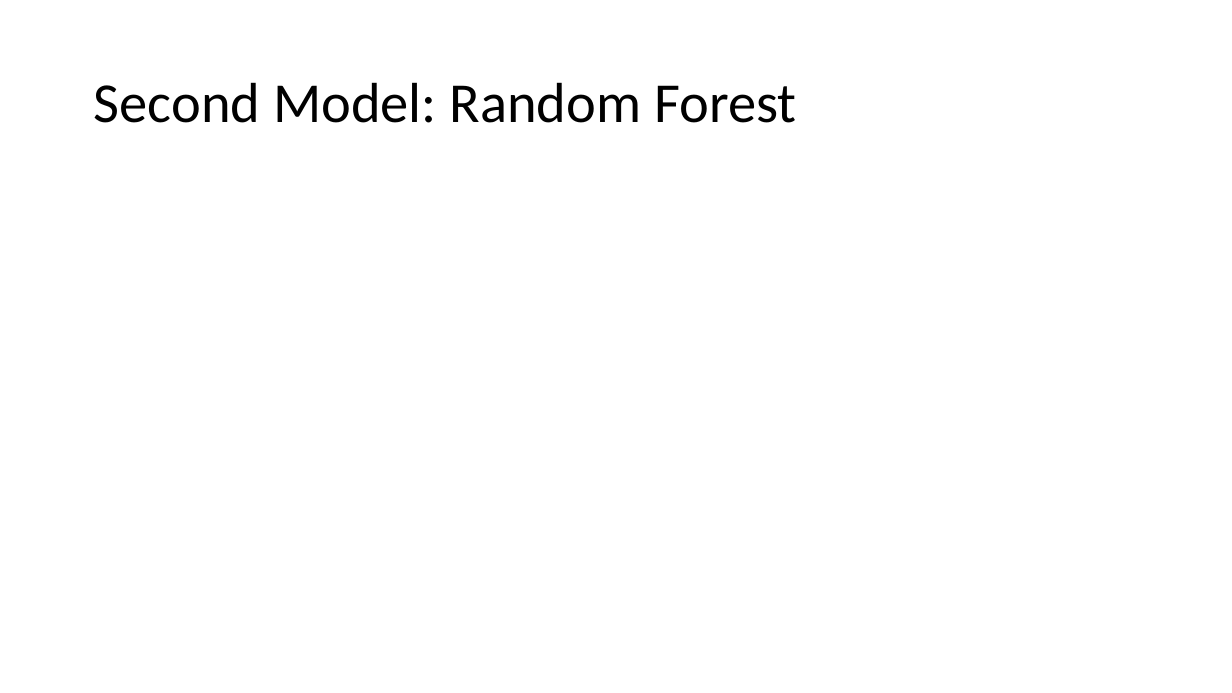
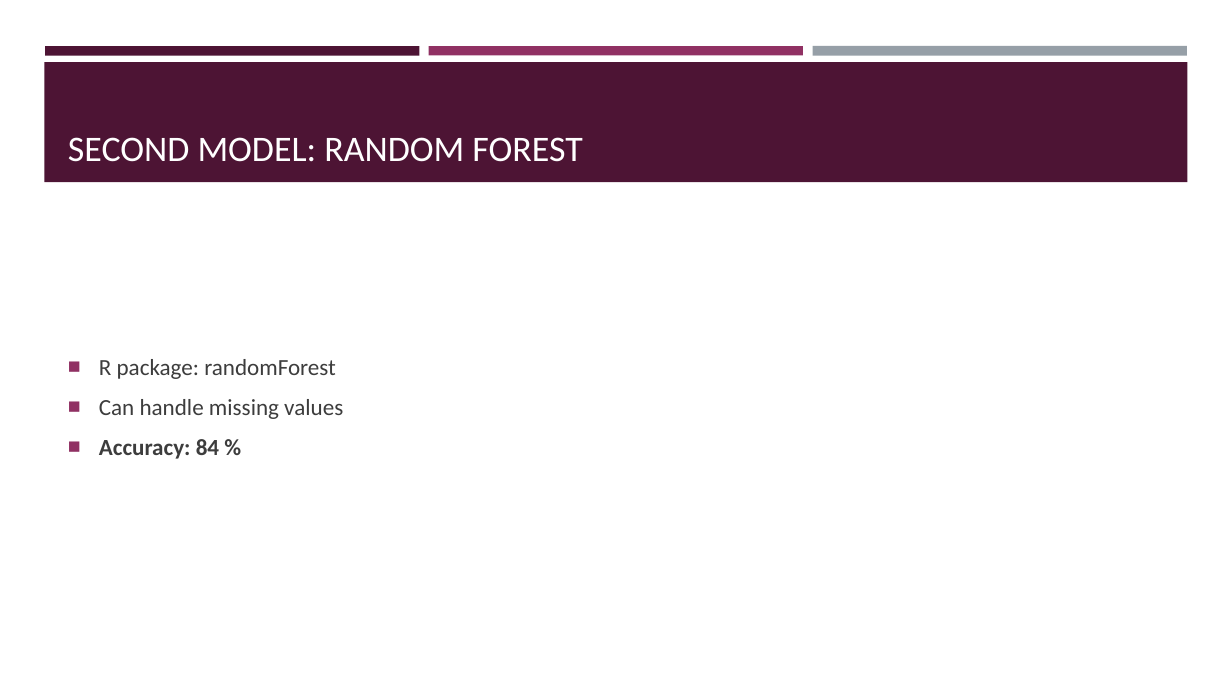
Before and after one commit to AlderCoder/Snow-finches, a slide deck: slide 8 of Final Presentation.pptx (slide 5 before the commit). Drawn at 1232x693 pixels with LibreOffice and Linux fonts; fonts in the diff are those of the drawing. Boxes give left, top, right and bottom in pixels: in the first picture for what was removed or moved away, otherwise in the second. Text is boxed around its words. In the diff, an @@ line names an element or a change of style, - is before the commit and + after.

```diff
--- a/Final Presentation.pptx
+++ b/Final Presentation.pptx
@@ rectangle added at (45,46,420,55), fill #4D1434 @@
@@ rectangle added at (429,46,803,55), fill #903163 @@
@@ rectangle added at (812,46,1187,56), fill #969FA7 @@
@@ rectangle added at (44,62,1188,182), fill #4D1434 @@
@@ title "SECOND MODEL: RANDOM FOREST" at (68,137,582,162): vertical alignment middle to bottom @@
@@ title at (68,137,582,162): text changed; size 44 to 28 pt; text colour #000000 to #FFFFFF @@
-Second Model: Random Forest
+SECOND MODEL: RANDOM FOREST
@@ text added at (99,359,343,459), 18 pt, text #3D3D3D @@
+■ R package: randomForest
+■ Can handle missing values
+■ Accuracy: 84 %
```
Also in this commit, not shown: 4 other slides changed, 11 slides added, 5 slides removed, 5 other files.
